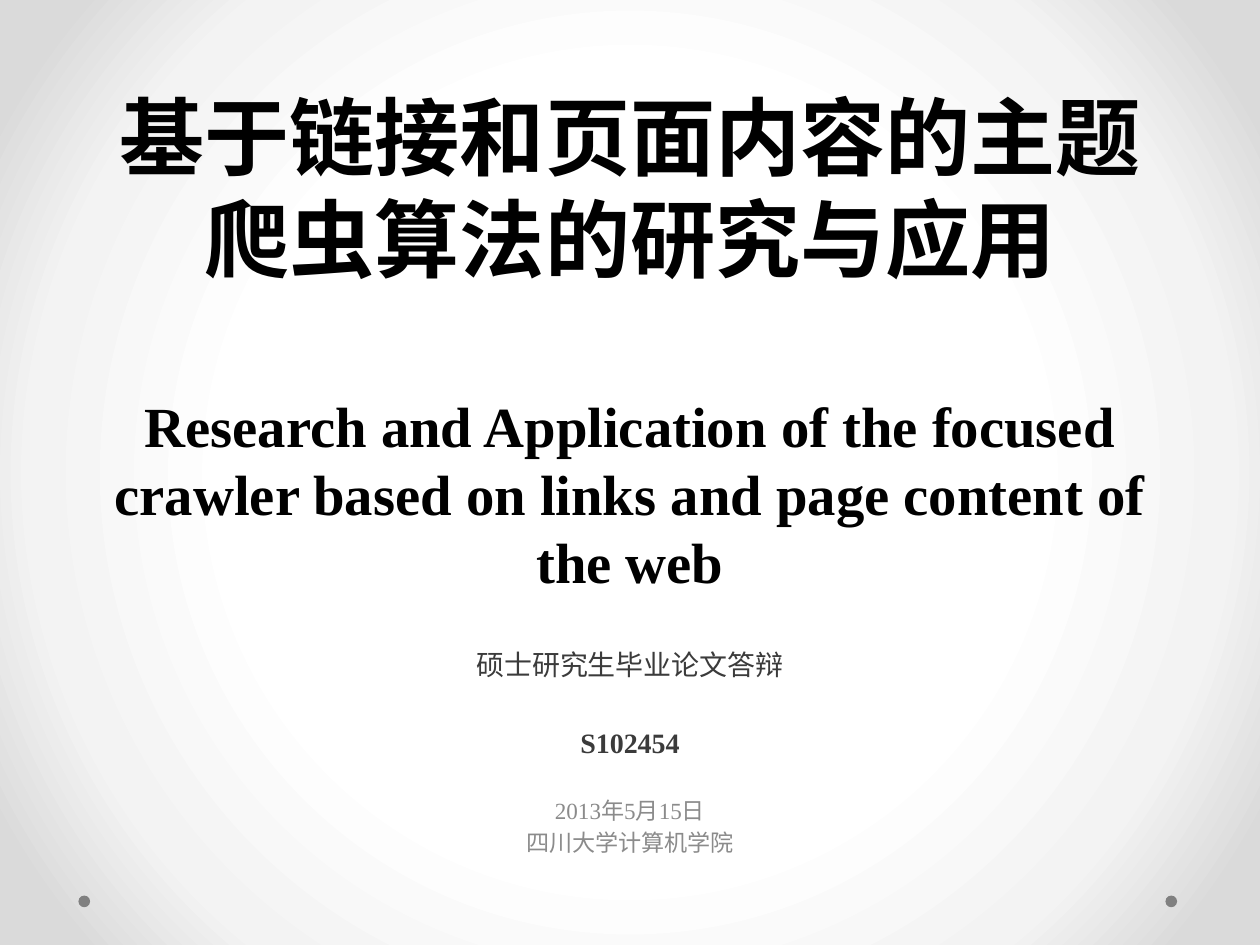
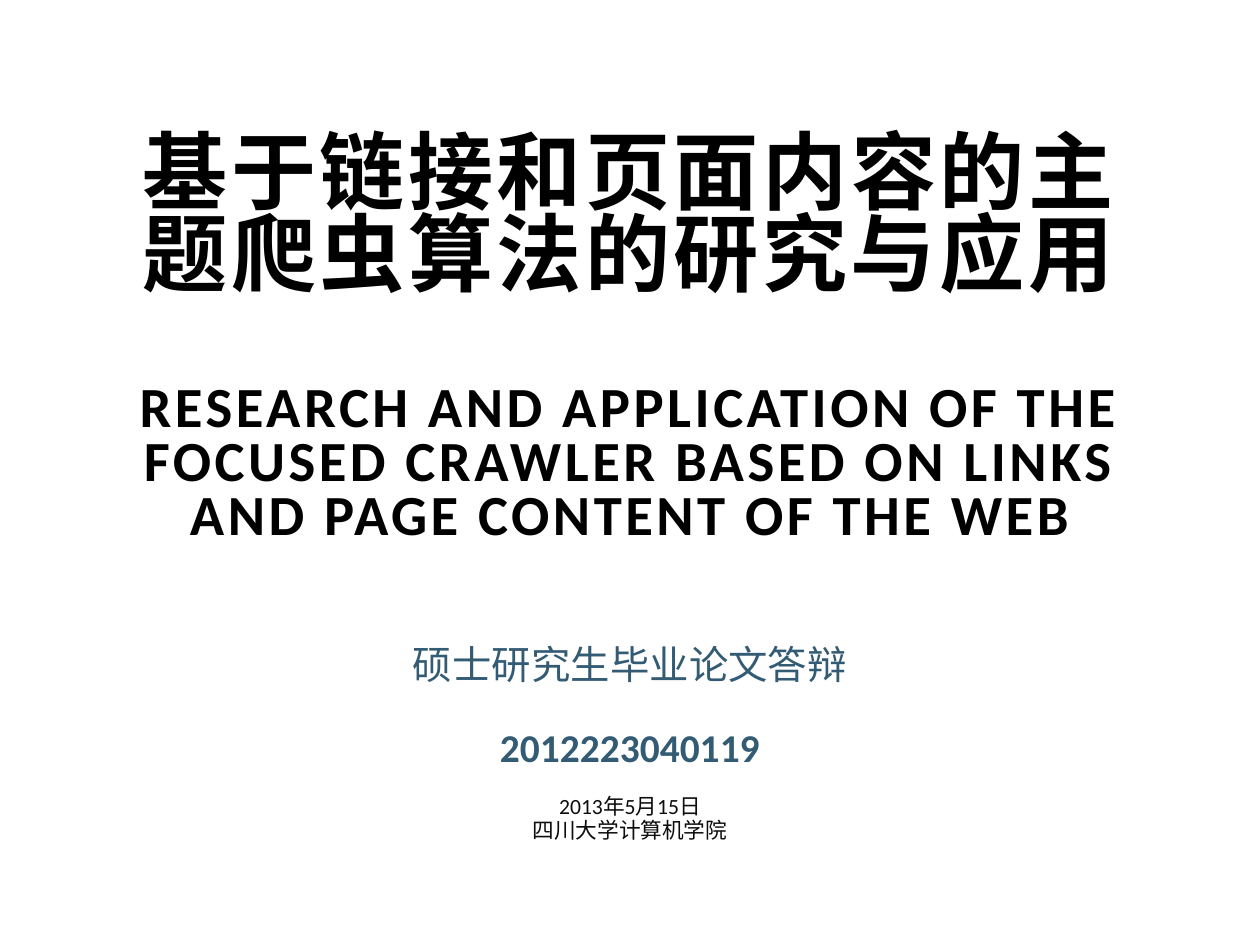
Before and after one commit to winniehajing/paper, a slide deck: slide 1 of 2012223040119-Defense-20150515-goahead.pptx. Drawn at 1260x945 pixels with LibreOffice and Linux fonts; fonts in the diff are those of the drawing. Boxes give left, top, right and bottom in pixels: in the first picture for what was removed or moved away, otherwise in the second. Text is boxed around its words. In the diff, an @@ line names an element or a change of style, - is before the commit and + after.

```diff
--- a/2012223040119-Defense-20150515-goahead.pptx
+++ b/2012223040119-Defense-20150515-goahead.pptx
@@ background gradient #FFFFFF to #F4F4F4 to #DADADA to #FFFFFF @@
@@ title "基于链接和页面内容的主题爬虫算法的研究与应用 RESEARCH AND APPLICATION OF ..." at bbox=[140, 130, 1115, 536]: vertical alignment bottom to middle @@
@@ title at bbox=[140, 130, 1115, 536]: text changed; font Times New Roman to Calibri @@
-基于链接和页面内容的主题爬虫算法的研究与应用
-Research and Application of the focused crawler based on links and page content of the web
+基于链接和页面内容的主题爬虫算法的研究与应用
+RESEARCH AND APPLICATION OF THE FOCUSED CRAWLER BASED ON LINKS AND PAGE CONTENT OF THE WEB
@@ subtitle "硕士研究生毕业论文答辩" at bbox=[413, 645, 847, 840]: vertical alignment top to middle @@
@@ subtitle at bbox=[413, 645, 847, 840]: size 16 to 22.5 pt, text colour #3B3B3B to #335B74 in "硕士研究生毕业论文答辩"; font Times New Roman to Calibri in "硕士研究生毕业论文答辩", "2013年5月15日", "四川大学计算机学院"; size 13.2 to 12.4 pt, text colour #8C8C8C to #0D0D0D in "2013年5月15日", "四川大学计算机学院"; line spacing 1 to 0.8; less space between paragraphs @@
@@ subtitle at bbox=[500, 736, 760, 763]: text changed; size 16 to 22.5 pt; font Times New Roman to Calibri; text colour #3B3B3B to #335B74 @@
-S102454
+2012223040119
@@ ellipse removed at bbox=[78, 896, 89, 907] @@
@@ ellipse removed at bbox=[1166, 896, 1177, 907] @@
```
Also in this commit, not shown: 4 other slides changed, 23 slides added, 29 slides removed, 1 other file.
